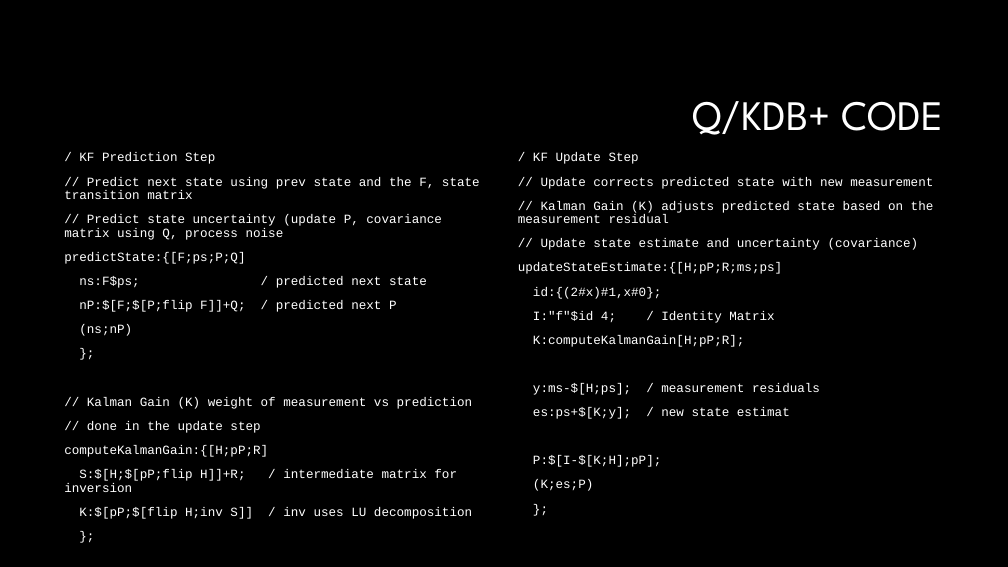
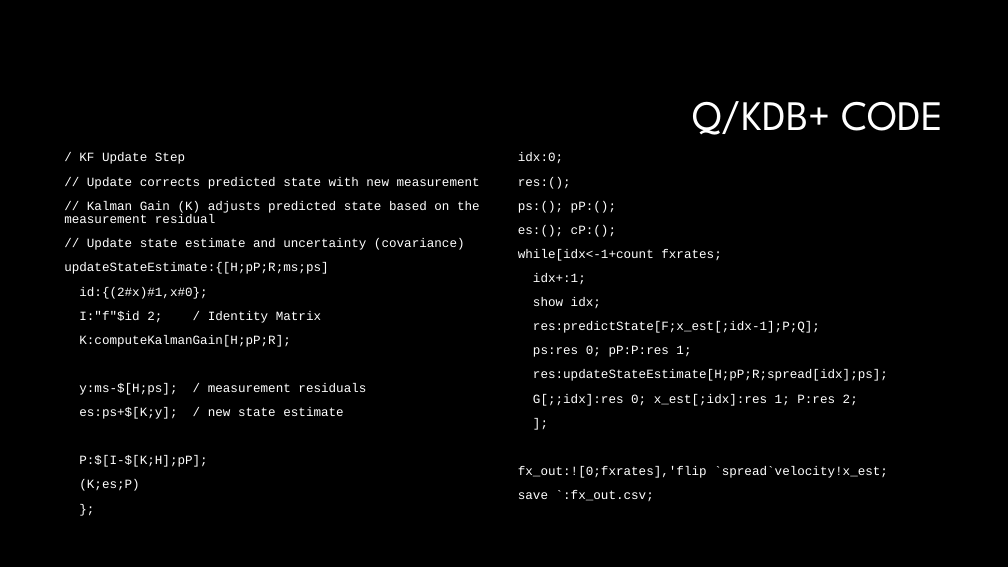
Before and after one commit to markblefevre/presentations, a slide deck: slide 16 of Kalman Filter/KALMAN FILTER FIN 2025.pptx. Drawn at 1008x567 pixels with LibreOffice and Linux fonts; fonts in the diff are those of the drawing; background and template pictures are left out. Boxes give left, top, right and bottom in pixels: in the first picture for what was removed or moved away, otherwise in the second. Text is boxed around its words. In the diff, an @@ line names an element or a change of style, - is before the commit and + after.

```diff
--- a/Kalman Filter/KALMAN FILTER FIN 2025.pptx
+++ b/Kalman Filter/KALMAN FILTER FIN 2025.pptx
@@ text at bbox=[64, 152, 480, 491]: text changed @@
-/ KF Prediction Step
-// Predict next state using prev state and the F, state transition matrix
-// Predict state uncertainty (update P, covariance matrix using Q, process noise
-predictState:{[F;ps;P;Q]
-ns:F$ps; / predicted next state
-nP:$[F;$[P;flip F]]+Q; / predicted next P
-(ns;nP)
+/ KF Update Step
+// Update corrects predicted state with new measurement
+// Kalman Gain (K) adjusts predicted state based on the measurement residual
+// Update state estimate and uncertainty (covariance)
+updateStateEstimate:{[H;pP;R;ms;ps]
+id:{(2#x)#1,x#0};
+I:"f"$id 2; / Identity Matrix
+K:computeKalmanGain[H;pP;R];
+y:ms-$[H;ps]; / measurement residuals
+es:ps+$[K;y]; / new state estimate
+P:$[I-$[K;H];pP];
+(K;es;P)
@@ text at bbox=[518, 152, 888, 478]: text changed @@
-/ KF Update Step
-// Update corrects predicted state with new measurement
-// Kalman Gain (K) adjusts predicted state based on the measurement residual
-// Update state estimate and uncertainty (covariance)
-updateStateEstimate:{[H;pP;R;ms;ps]
-id:{(2#x)#1,x#0};
-I:"f"$id 4; / Identity Matrix
-K:computeKalmanGain[H;pP;R];
-y:ms-$[H;ps]; / measurement residuals
-es:ps+$[K;y]; / new state estimat
-P:$[I-$[K;H];pP];
-(K;es;P)
-};
+idx:0;
+res:();
+ps:(); pP:();
+es:(); cP:();
+while[idx<-1+count fxrates;
+idx+:1;
+show idx;
+res:predictState[F;x_est[;idx-1];P;Q];
+ps:res 0; pP:P:res 1;
+res:updateStateEstimate[H;pP;R;spread[idx];ps];
+G[;;idx]:res 0; x_est[;idx]:res 1; P:res 2;
+];
+fx_out:![0;fxrates],'flip `spread`velocity!x_est;
+save `:fx_out.csv;
@@ text at bbox=[64, 397, 473, 481]: paragraphs removed @@
-// Kalman Gain (K) weight of measurement vs prediction
-// done in the update step
-computeKalmanGain:{[H;pP;R]
-S:$[H;$[pP;flip H]]+R; / intermediate matrix for inversion
-K:$[pP;$[flip H;inv S]] / inv uses LU decomposition
-};
```
Also in this commit, not shown: 2 other slides changed, 1 slide removed.
